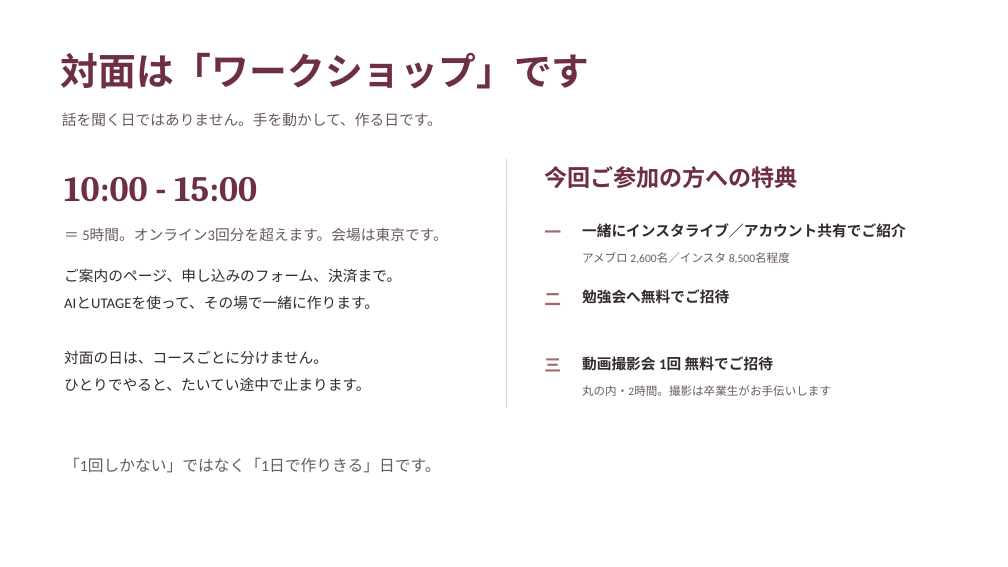
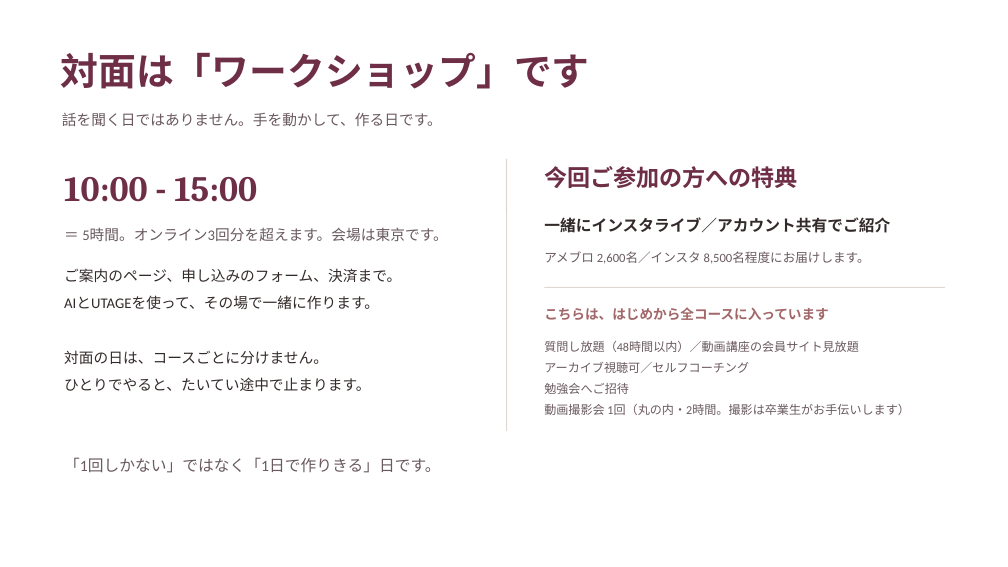
Before and after one commit to fashio17/potential-lamp, a slide deck: slide 20 of 運用/説明会/説明会_3コース_2026年10月期_v2.pptx. Drawn at 1008x567 pixels with LibreOffice and Linux fonts; fonts in the diff are those of the drawing. Boxes give left, top, right and bottom in pixels: in the first picture for what was removed or moved away, otherwise in the second. Text is boxed around its words. In the diff, an @@ line names an element or a change of style, - is before the commit and + after.

```diff
--- a/運用/説明会/説明会_3コース_2026年10月期_v2.pptx
+++ b/運用/説明会/説明会_3コース_2026年10月期_v2.pptx
@@ line moved from (507, 159) - (507, 408) to (507, 159) - (507, 431) @@
@@ text "一緒にインスタライブ／アカウント共有でご紹介": place and size @@
-text "一緒にインスタライブ／アカウント共有でご紹介" at (582, 223, 906, 238)
+text "一緒にインスタライブ／アカウント共有でご紹介" at (544, 217, 890, 233)
@@ text "一緒にインスタライブ／アカウント共有でご紹介" at (544, 217, 890, 233): size 14 to 15 pt @@
@@ text removed at (544, 230, 561, 233) @@
-一
@@ text at (544, 251, 870, 264): text changed; size 11 to 12 pt @@
-アメブロ 2,600名／インスタ 8,500名程度
+アメブロ 2,600名／インスタ 8,500名程度にお届けします。
@@ text removed at (544, 293, 561, 305) @@
-二
@@ line added from (544, 287) to (945, 287), #E0D6D2 1 pt @@
@@ text added at (544, 307, 829, 320), 13 pt, text #A26769, bold @@
+こちらは、はじめから全コースに入っています
@@ text at (544, 341, 909, 415): text changed; size 14 to 11.5 pt; text colour #332B29 to #6A5A5E; bold off @@
-勉強会へ無料でご招待
+質問し放題（48時間以内）／動画講座の会員サイト見放題
+アーカイブ視聴可／セルフコーチング
+勉強会へご招待
+動画撮影会 1回（丸の内・2時間。撮影は卒業生がお手伝いします）
@@ text "質問し放題（48時間以内）／動画講座の会員サイト見放題" at (544, 341, 909, 415): vertical alignment middle to top @@
@@ text removed at (544, 358, 561, 372) @@
-三
@@ text removed at (582, 354, 773, 373) @@
-動画撮影会 1回 無料でご招待
@@ text removed at (582, 385, 831, 396) @@
-丸の内・2時間。撮影は卒業生がお手伝いします
```
Also in this commit, not shown: 3 other slides changed, 4 other files.
